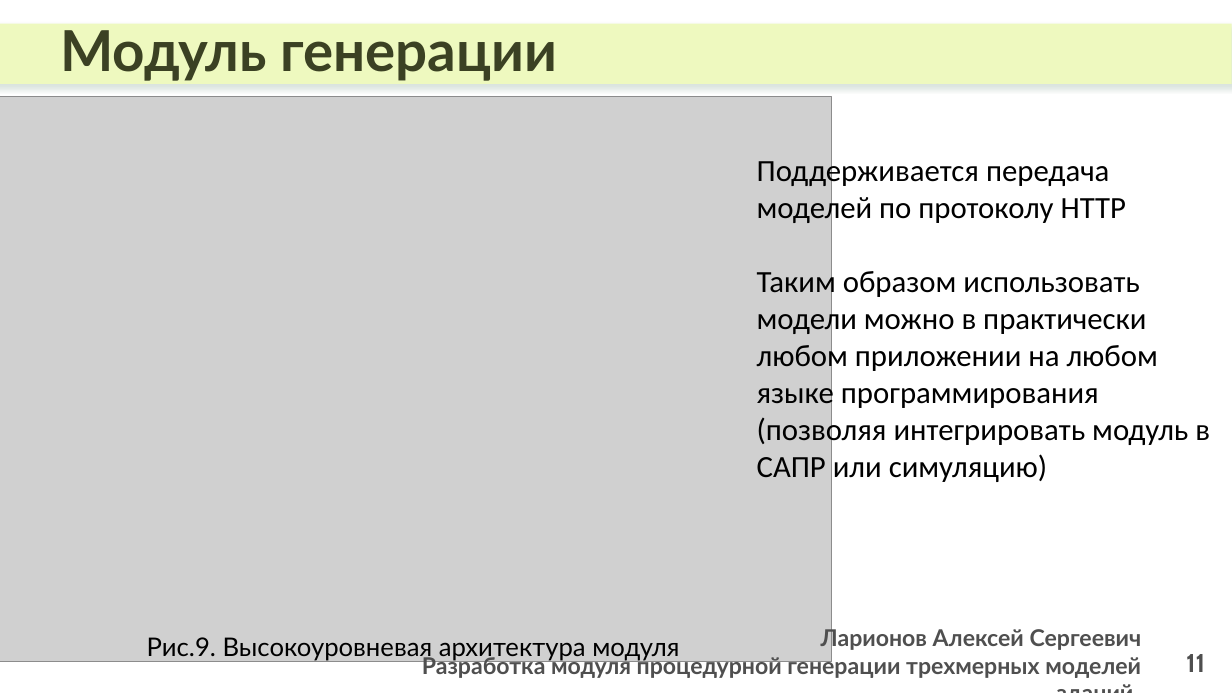
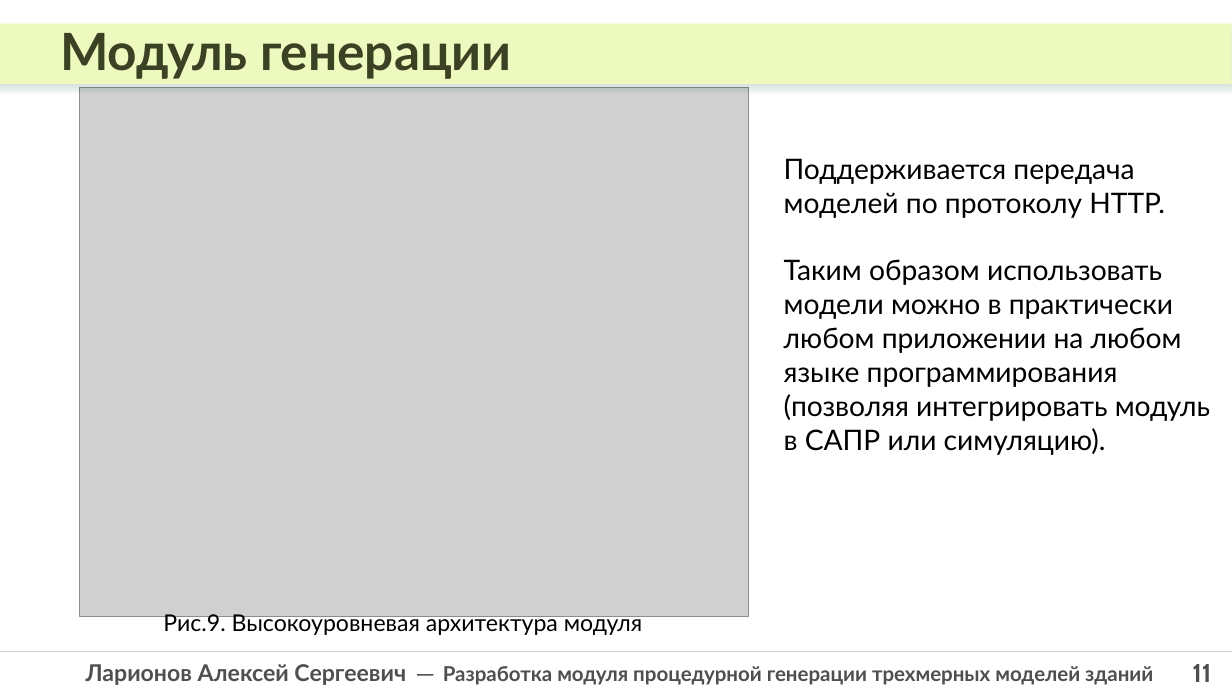
Before and after one commit to laralex/polytech-bachelor-thesis, a slide deck: slide 11 of defence/Ларионов_АС_ВКР_слайды.pptx. Drawn at 1232x693 pixels with LibreOffice and Linux fonts; fonts in the diff are those of the drawing; grey boxes stand for pictures. Boxes give left, top, right and bottom in pixels: in the first picture for what was removed or moved away, otherwise in the second. Text is boxed around its words. In the diff, an @@ line names an element or a change of style, - is before the commit and + after.

```diff
--- a/defence/Ларионов_АС_ВКР_слайды.pptx
+++ b/defence/Ларионов_АС_ВКР_слайды.pptx
@@ text "Модуль генерации" at box(60, 33, 511, 79): size 44 to 40 pt @@
@@ picture: place and size @@
-picture at box(0, 97, 832, 663)
+picture at box(79, 87, 749, 616)
@@ text at box(784, 158, 1210, 455): text changed; size 24 to 22 pt; font Calibri to Lato @@
-Поддерживается передача моделей по протоколу HTTP
-Таким образом использовать модели можно в практически любом приложении на любом языке программирования (позволяя интегрировать модуль в САПР или симуляцию)
+Поддерживается передача моделей по протоколу HTTP.
+Таким образом использовать модели можно в практически любом приложении на любом языке программирования (позволяя интегрировать модуль в САПР или симуляцию).
@@ text "Рис.9. Высокоуровневая архитектура модуля": place and size @@
-text "Рис.9. Высокоуровневая архитектура модуля" at box(147, 637, 679, 661)
+text "Рис.9. Высокоуровневая архитектура модуля" at box(163, 611, 642, 635)
@@ text "Рис.9. Высокоуровневая архитектура модуля" at box(163, 611, 642, 635): size 20 to 18 pt @@
@@ line added from (0, 652) to (1232, 652), #D0CECE 1 pt @@
@@ page number: place and size @@
-page number at box(1186, 654, 1205, 672)
+page number at box(1192, 664, 1211, 682)
@@ page number at box(1192, 664, 1211, 682): alignment right to centre @@
@@ text at box(86, 664, 1153, 685): text changed; size 18 to 16 pt @@
-Ларионов Алексей Сергеевич
-Разработка модуля процедурной генерации трехмерных моделей зданий
+Ларионов Алексей Сергеевич ─ Разработка модуля процедурной генерации трехмерных моделей зданий
```
Also in this commit, not shown: 14 other slides changed, 1 slide added, 3 other files.
